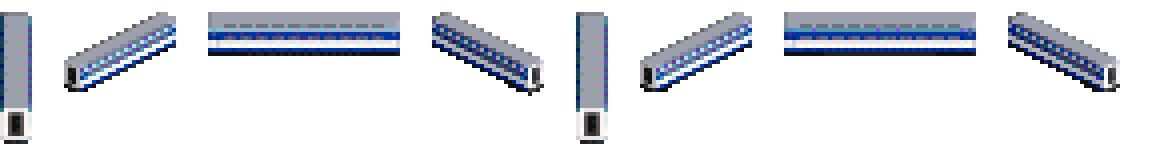
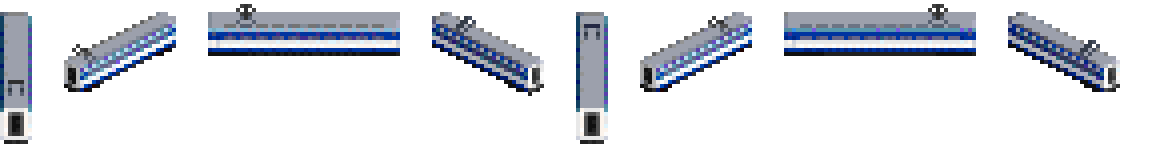
Layers edited between the first and the second 1152 × 144 image:
showed "panto" over left=8, top=4, right=1100, bottom=96
painted on "touchup" over left=88, top=48, right=172, bottom=92
